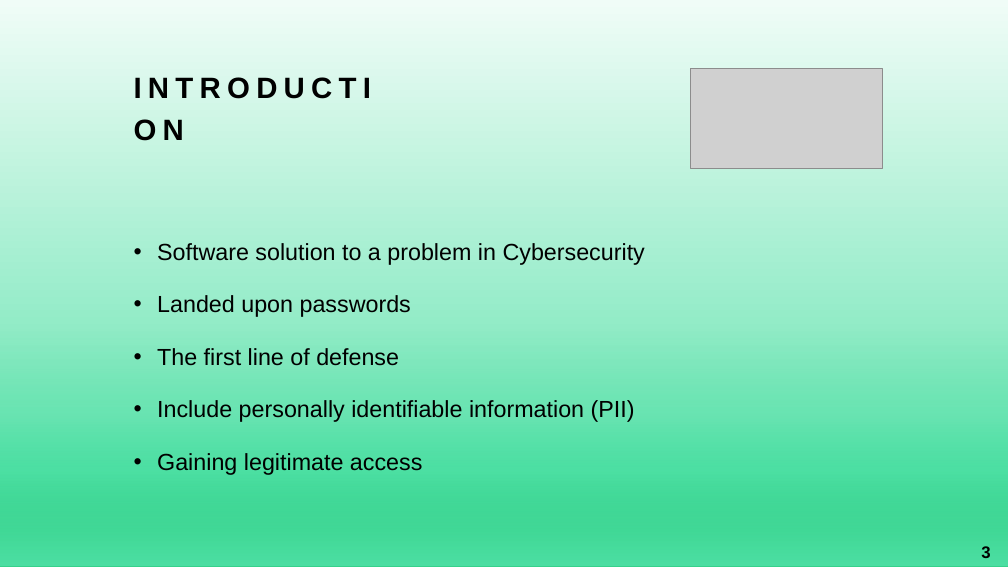
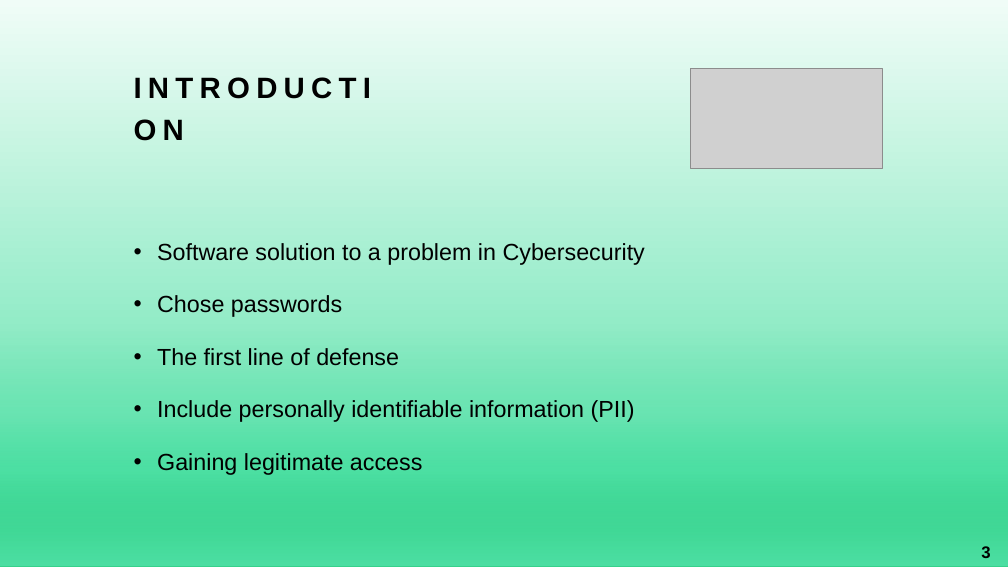
Before and after one commit to logon02/CSU-Senior-Project, a slide deck: slide 3 of docs/DefensePresentation.pptx. Drawn at 1008x567 pixels with LibreOffice and Linux fonts; fonts in the diff are those of the drawing; grey boxes stand for pictures. Boxes give left, top, right and bottom in pixels: in the first picture for what was removed or moved away, otherwise in the second. Text is boxed around its words. In the diff, an @@ line names an element or a change of style, - is before the commit and + after.

```diff
--- a/docs/DefensePresentation.pptx
+++ b/docs/DefensePresentation.pptx
@@ text at (157, 295, 342, 317): text changed @@
-• Landed upon passwords
+• Chose passwords
```
Also in this commit, not shown: 5 other slides changed.
